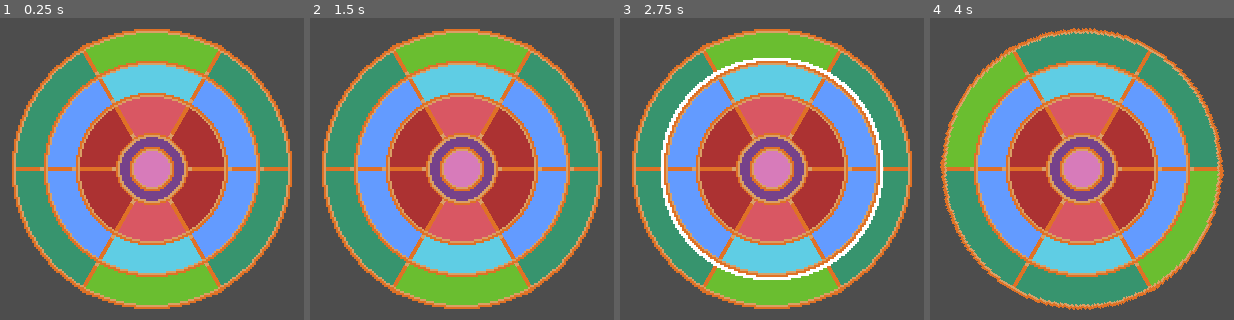
Above: before the commit, frames 1-4 (left to right).
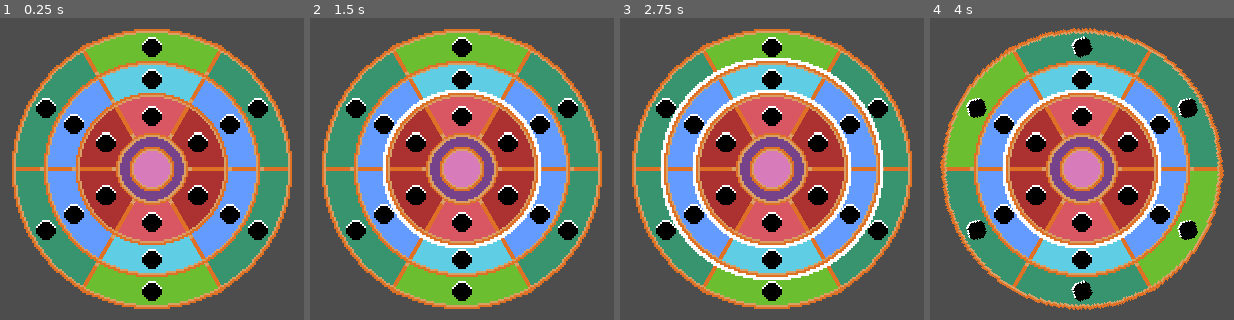
Above: after the commit, the same moments.

Repository: J-dario/JuniperGamJame
Game: Godot game, scene res://Scenes/main.tscn
Same seed, same stepped clock (60 frames per second), same inputs: the game is played once before the commit and once after it. The engine's default icon, where the game draws it, is replaced by a stand-in: a white triangle on a blue panel in a dark square.
Inputs:
- Up to frame 1 (0.25 s): no input
- Up to frame 2 (1.5 s): tap Enter (ui_accept) at 0.5, 0.6, 0.77, 1.07, 1.25 s; hold D (MoveSelectRight) 0.53-1.28 s; hold S (MoveSelectDown) from 1.28 s (still down); tap E (SwitchToAbsolve) at 1.35 s
- Up to frame 3 (2.75 s): tap Enter (ui_accept) at 1.52, 1.55, 1.82, 2, 2.3 s; release S (MoveSelectDown) at 2.03 s; hold D (MoveSelectRight) from 2.03 s (still down); tap Q (SwitchToSpin) at 2.1 s
- Up to frame 4 (4 s): tap Enter (ui_accept) at 2.75, 2.85, 3.02, 3.32, 3.5, 3.77, 3.8 s; release D (MoveSelectRight) at 2.78 s; hold W (MoveSelectUp) 2.78-3.53 s; hold A (MoveSelectLeft) from 3.53 s (still down); tap E (SwitchToAbsolve) at 3.6 s

The runs differ from the first frame. In frame 1, 6.0% of the frame differs, in the area x 11-89%, y 6-94%; in frame 2, 8.0%; in frame 3, 8.0%; in frame 4, 8.0%, in the area x 11-89%, y 5-95%.

Commit message:
wheel but in slices

Diff:
--- a/juniper-jam/Scenes/inner_ring.tscn
+++ /dev/null
@@ -1,62 +0,0 @@
-[gd_scene format=3 uid="uid://bvw53c30gmm22"]
-
-[ext_resource type="Texture2D" uid="uid://by7x6k8cfkfep" path="res://Sprites/InnerSlice.png" id="1_isr4g"]
-[ext_resource type="Texture2D" uid="uid://bekmtdylww0go" path="res://Sprites/InnerRingDivider.png" id="1_wxd0o"]
-[ext_resource type="Shader" uid="uid://sdisuq6auklm" path="res://Shader/HighlightOutline.gdshader" id="1_y4eyf"]
-[ext_resource type="Texture2D" uid="uid://d24flp2cv5nk2" path="res://Sprites/InnerRing.png" id="2_f2dx1"]
-[ext_resource type="Texture2D" uid="uid://dyotak7pe6ate" path="res://Sprites/InnerSlice2.png" id="2_y4eyf"]
-
-[sub_resource type="ShaderMaterial" id="ShaderMaterial_4l766"]
-shader = ExtResource("1_y4eyf")
-shader_parameter/clr = Color(1, 1, 1, 1)
-shader_parameter/type = 2
-shader_parameter/thickness = 0.0
-
-[node name="InnerRing" type="Node2D" unique_id=76950587]
-
-[node name="OutlineRing" type="Sprite2D" parent="." unique_id=515164806]
-material = SubResource("ShaderMaterial_4l766")
-texture = ExtResource("2_f2dx1")
-
-[node name="InnerSlice" type="Sprite2D" parent="." unique_id=766500302]
-position = Vector2(-46, 32)
-texture = ExtResource("1_isr4g")
-
-[node name="InnerSlice2" type="Sprite2D" parent="." unique_id=303646539]
-position = Vector2(46, 32)
-texture = ExtResource("1_isr4g")
-flip_h = true
-
-[node name="InnerSlice3" type="Sprite2D" parent="." unique_id=892166206]
-position = Vector2(-46, -32)
-texture = ExtResource("1_isr4g")
-flip_v = true
-
-[node name="InnerSlice4" type="Sprite2D" parent="." unique_id=411358325]
-position = Vector2(46, -32)
-texture = ExtResource("1_isr4g")
-flip_h = true
-flip_v = true
-
-[node name="InnerSlice5" type="Sprite2D" parent="." unique_id=1495054742]
-position = Vector2(0, 52)
-texture = ExtResource("2_y4eyf")
-
-[node name="InnerSlice6" type="Sprite2D" parent="." unique_id=1583756706]
-position = Vector2(0, -52)
-texture = ExtResource("2_y4eyf")
-flip_v = true
-
-[node name="InnerRingDivider" type="Sprite2D" parent="." unique_id=623013554]
-texture = ExtResource("1_wxd0o")
-
-[node name="InnerRingDivider2" type="Sprite2D" parent="." unique_id=1634955381]
-rotation = 1.0471976
-texture = ExtResource("1_wxd0o")
-
-[node name="InnerRingDivider3" type="Sprite2D" parent="." unique_id=1062013241]
-rotation = -1.0471976
-texture = ExtResource("1_wxd0o")
-
-[node name="InnerRing" type="Sprite2D" parent="." unique_id=1176643601]
-texture = ExtResource("2_f2dx1")
--- a/juniper-jam/Scenes/main.tscn
+++ b/juniper-jam/Scenes/main.tscn
@@ -3,10 +3,28 @@
 [ext_resource type="Script" uid="uid://48tno0u5v488" path="res://Scipts/player_controls.gd" id="1_6bp64"]
 [ext_resource type="Texture2D" uid="uid://lvn7k773basn" path="res://Sprites/Center.png" id="2_jjvhh"]
 [ext_resource type="Texture2D" uid="uid://780r3dkf80uw" path="res://Sprites/DeadCenter.png" id="3_kry3j"]
-[ext_resource type="PackedScene" uid="uid://c8m2oi8tou6t5" path="res://Scenes/outer_ring.tscn" id="4_kry3j"]
-[ext_resource type="Shader" uid="uid://sdisuq6auklm" path="res://Shader/HighlightOutline.gdshader" id="5_6bp64"]
-[ext_resource type="PackedScene" uid="uid://ds5yfyb8j7k16" path="res://Scenes/middle_ring.tscn" id="5_21xkr"]
-[ext_resource type="PackedScene" uid="uid://bvw53c30gmm22" path="res://Scenes/inner_ring.tscn" id="6_21xkr"]
+[ext_resource type="Shader" uid="uid://sdisuq6auklm" path="res://Shaders/HighlightOutline.gdshader" id="5_6bp64"]
+[ext_resource type="PackedScene" uid="uid://bvw53c30gmm22" path="res://Scenes/ring.tscn" id="6_21xkr"]
+[ext_resource type="Texture2D" uid="uid://q3vsn3dypsq8" path="res://Sprites/MiddleRing.png" id="8_344ge"]
+[ext_resource type="Texture2D" uid="uid://cux2twacw4a24" path="res://Sprites/MiddleSlice2.png" id="9_hptm8"]
+[ext_resource type="Texture2D" uid="uid://gsqvjvidh65r" path="res://Sprites/MiddleRingDivider.png" id="9_ynf5e"]
+[ext_resource type="Texture2D" uid="uid://b7ok4514tr2fj" path="res://Sprites/OuterRing.png" id="10_6iyac"]
+[ext_resource type="Texture2D" uid="uid://dfv0v85knx6e1" path="res://Sprites/MiddleSlice.png" id="10_d1ilt"]
+[ext_resource type="Texture2D" uid="uid://byigv3itdmn30" path="res://Sprites/OuterSlice2.png" id="11_6iyac"]
+[ext_resource type="Texture2D" uid="uid://cpavbl4st7jwe" path="res://Sprites/OuterRingDivider.png" id="11_fdnlq"]
+[ext_resource type="Texture2D" uid="uid://ctbe0j1h1nw4n" path="res://Sprites/OuterSlice.png" id="12_fdnlq"]
+
+[sub_resource type="ShaderMaterial" id="ShaderMaterial_fdnlq"]
+shader = ExtResource("5_6bp64")
+shader_parameter/clr = Color(1, 1, 1, 1)
+shader_parameter/type = 2
+shader_parameter/thickness = 0.0
+
+[sub_resource type="ShaderMaterial" id="ShaderMaterial_ynf5e"]
+shader = ExtResource("5_6bp64")
+shader_parameter/clr = Color(1, 1, 1, 1)
+shader_parameter/type = 2
+shader_parameter/thickness = 0.0
 
 [sub_resource type="ShaderMaterial" id="ShaderMaterial_21xkr"]
 shader = ExtResource("5_6bp64")
@@ -21,9 +39,155 @@
 
 [node name="Camera2D" type="Camera2D" parent="." unique_id=1664031138]
 
-[node name="OuterRing" parent="." unique_id=360862532 instance=ExtResource("4_kry3j")]
-
-[node name="MiddleRing" parent="." unique_id=901090933 instance=ExtResource("5_21xkr")]
+[node name="OuterRing" parent="." unique_id=1098982437 instance=ExtResource("6_21xkr")]
+
+[node name="OutlineRing" parent="OuterRing" index="0" unique_id=515164806]
+material = SubResource("ShaderMaterial_fdnlq")
+texture = ExtResource("10_6iyac")
+
+[node name="Slice1" parent="OuterRing/Slices" parent_id_path=PackedInt32Array(1098982437, 754568485) index="0" unique_id=975003754]
+position = Vector2(0, -116)
+
+[node name="Sprite2D" parent="OuterRing/Slices/Slice1" index="0" unique_id=2081241519]
+texture = ExtResource("11_6iyac")
+
+[node name="Spawner" parent="OuterRing/Slices/Slice1" index="1" unique_id=68243431]
+position = Vector2(0, -6)
+
+[node name="Slice2" parent="OuterRing/Slices" parent_id_path=PackedInt32Array(1098982437, 754568485) index="1" unique_id=946893411]
+position = Vector2(95, -60)
+
+[node name="Sprite2D" parent="OuterRing/Slices/Slice2" index="0" unique_id=2081241519]
+texture = ExtResource("12_fdnlq")
+
+[node name="Spawner" parent="OuterRing/Slices/Slice2" index="1" unique_id=68243431]
+position = Vector2(10.6551, -0.99999475)
+
+[node name="Slice3" parent="OuterRing/Slices" parent_id_path=PackedInt32Array(1098982437, 754568485) index="2" unique_id=333323833]
+position = Vector2(95, 60)
+
+[node name="Sprite2D" parent="OuterRing/Slices/Slice3" index="0" unique_id=2081241519]
+texture = ExtResource("12_fdnlq")
+
+[node name="Spawner" parent="OuterRing/Slices/Slice3" index="1" unique_id=68243431]
+position = Vector2(10.655096, 1.000002)
+
+[node name="Slice4" parent="OuterRing/Slices" parent_id_path=PackedInt32Array(1098982437, 754568485) index="3" unique_id=146302543]
+position = Vector2(0, 116)
+
+[node name="Sprite2D" parent="OuterRing/Slices/Slice4" index="0" unique_id=2081241519]
+texture = ExtResource("11_6iyac")
+
+[node name="Spawner" parent="OuterRing/Slices/Slice4" index="1" unique_id=68243431]
+position = Vector2(-1.0665579e-05, 6.0000005)
+
+[node name="Slice5" parent="OuterRing/Slices" parent_id_path=PackedInt32Array(1098982437, 754568485) index="4" unique_id=622125013]
+position = Vector2(-95, 60)
+
+[node name="Sprite2D" parent="OuterRing/Slices/Slice5" index="0" unique_id=2081241519]
+texture = ExtResource("12_fdnlq")
+
+[node name="Spawner" parent="OuterRing/Slices/Slice5" index="1" unique_id=68243431]
+position = Vector2(-10.655109, 0.99999493)
+
+[node name="Slice6" parent="OuterRing/Slices" parent_id_path=PackedInt32Array(1098982437, 754568485) index="5" unique_id=1376971184]
+position = Vector2(-95, -60)
+
+[node name="Sprite2D" parent="OuterRing/Slices/Slice6" index="0" unique_id=2081241519]
+texture = ExtResource("12_fdnlq")
+
+[node name="Spawner" parent="OuterRing/Slices/Slice6" index="1" unique_id=68243431]
+position = Vector2(-10.6551, -0.99999475)
+
+[node name="InnerRingDivider" parent="OuterRing/Pieces" parent_id_path=PackedInt32Array(1098982437, 643362135) index="0" unique_id=623013554]
+texture = ExtResource("11_fdnlq")
+
+[node name="InnerRingDivider2" parent="OuterRing/Pieces" parent_id_path=PackedInt32Array(1098982437, 643362135) index="1" unique_id=1634955381]
+texture = ExtResource("11_fdnlq")
+
+[node name="InnerRingDivider3" parent="OuterRing/Pieces" parent_id_path=PackedInt32Array(1098982437, 643362135) index="2" unique_id=1062013241]
+texture = ExtResource("11_fdnlq")
+
+[node name="InnerRing" parent="OuterRing/Pieces" parent_id_path=PackedInt32Array(1098982437, 643362135) index="3" unique_id=1176643601]
+texture = ExtResource("10_6iyac")
+
+[node name="Icon" parent="OuterRing" index="3" unique_id=1337526502]
+position = Vector2(0, -122.00001)
+
+[node name="MiddleRing" parent="." unique_id=1073295214 instance=ExtResource("6_21xkr")]
+
+[node name="OutlineRing" parent="MiddleRing" index="0" unique_id=515164806]
+material = SubResource("ShaderMaterial_ynf5e")
+texture = ExtResource("8_344ge")
+
+[node name="Slice1" parent="MiddleRing/Slices" parent_id_path=PackedInt32Array(1073295214, 754568485) index="0" unique_id=975003754]
+position = Vector2(0, -85)
+
+[node name="Sprite2D" parent="MiddleRing/Slices/Slice1" index="0" unique_id=2081241519]
+texture = ExtResource("9_hptm8")
+
+[node name="Spawner" parent="MiddleRing/Slices/Slice1" index="1" unique_id=68243431]
+position = Vector2(0, -5)
+
+[node name="Slice2" parent="MiddleRing/Slices" parent_id_path=PackedInt32Array(1073295214, 754568485) index="1" unique_id=946893411]
+position = Vector2(72, -46)
+
+[node name="Sprite2D" parent="MiddleRing/Slices/Slice2" index="0" unique_id=2081241519]
+texture = ExtResource("10_d1ilt")
+
+[node name="Spawner" parent="MiddleRing/Slices/Slice2" index="1" unique_id=68243431]
+position = Vector2(5.9422894, 1.0000043)
+
+[node name="Slice3" parent="MiddleRing/Slices" parent_id_path=PackedInt32Array(1073295214, 754568485) index="2" unique_id=333323833]
+position = Vector2(72, 46)
+
+[node name="Sprite2D" parent="MiddleRing/Slices/Slice3" index="0" unique_id=2081241519]
+texture = ExtResource("10_d1ilt")
+
+[node name="Spawner" parent="MiddleRing/Slices/Slice3" index="1" unique_id=68243431]
+position = Vector2(5.9422855, -0.9999966)
+
+[node name="Slice4" parent="MiddleRing/Slices" parent_id_path=PackedInt32Array(1073295214, 754568485) index="3" unique_id=146302543]
+position = Vector2(0, 85)
+
+[node name="Sprite2D" parent="MiddleRing/Slices/Slice4" index="0" unique_id=2081241519]
+texture = ExtResource("9_hptm8")
+
+[node name="Spawner" parent="MiddleRing/Slices/Slice4" index="1" unique_id=68243431]
+position = Vector2(-7.8082085e-06, 5.0000005)
+
+[node name="Slice5" parent="MiddleRing/Slices" parent_id_path=PackedInt32Array(1073295214, 754568485) index="4" unique_id=622125013]
+position = Vector2(-72, 46)
+
+[node name="Sprite2D" parent="MiddleRing/Slices/Slice5" index="0" unique_id=2081241519]
+texture = ExtResource("10_d1ilt")
+
+[node name="Spawner" parent="MiddleRing/Slices/Slice5" index="1" unique_id=68243431]
+position = Vector2(-5.942286, -0.9999968)
+
+[node name="Slice6" parent="MiddleRing/Slices" parent_id_path=PackedInt32Array(1073295214, 754568485) index="5" unique_id=1376971184]
+position = Vector2(-72, -46)
+
+[node name="Sprite2D" parent="MiddleRing/Slices/Slice6" index="0" unique_id=2081241519]
+texture = ExtResource("10_d1ilt")
+
+[node name="Spawner" parent="MiddleRing/Slices/Slice6" index="1" unique_id=68243431]
+position = Vector2(-5.9422894, 1.0000038)
+
+[node name="InnerRingDivider" parent="MiddleRing/Pieces" parent_id_path=PackedInt32Array(1073295214, 643362135) index="0" unique_id=623013554]
+texture = ExtResource("9_ynf5e")
+
+[node name="InnerRingDivider2" parent="MiddleRing/Pieces" parent_id_path=PackedInt32Array(1073295214, 643362135) index="1" unique_id=1634955381]
+texture = ExtResource("9_ynf5e")
+
+[node name="InnerRingDivider3" parent="MiddleRing/Pieces" parent_id_path=PackedInt32Array(1073295214, 643362135) index="2" unique_id=1062013241]
+texture = ExtResource("9_ynf5e")
+
+[node name="InnerRing" parent="MiddleRing/Pieces" parent_id_path=PackedInt32Array(1073295214, 643362135) index="3" unique_id=1176643601]
+texture = ExtResource("8_344ge")
+
+[node name="Icon" parent="MiddleRing" index="3" unique_id=1337526502]
+position = Vector2(0, -90)
 
 [node name="InnerRing" parent="." unique_id=76950587 instance=ExtResource("6_21xkr")]
 
@@ -33,3 +197,18 @@
 
 [node name="DeadCenter" type="Sprite2D" parent="." unique_id=1155893362]
 texture = ExtResource("3_kry3j")
+
+[editable path="OuterRing"]
+[editable path="OuterRing/Slices/Slice1"]
+[editable path="OuterRing/Slices/Slice2"]
+[editable path="OuterRing/Slices/Slice3"]
+[editable path="OuterRing/Slices/Slice4"]
+[editable path="OuterRing/Slices/Slice5"]
+[editable path="OuterRing/Slices/Slice6"]
+[editable path="MiddleRing"]
+[editable path="MiddleRing/Slices/Slice1"]
+[editable path="MiddleRing/Slices/Slice2"]
+[editable path="MiddleRing/Slices/Slice3"]
+[editable path="MiddleRing/Slices/Slice4"]
+[editable path="MiddleRing/Slices/Slice5"]
+[editable path="MiddleRing/Slices/Slice6"]
--- a/juniper-jam/Scenes/middle_ring.tscn
+++ /dev/null
@@ -1,62 +0,0 @@
-[gd_scene format=3 uid="uid://ds5yfyb8j7k16"]
-
-[ext_resource type="Shader" uid="uid://sdisuq6auklm" path="res://Shader/HighlightOutline.gdshader" id="1_dnvcs"]
-[ext_resource type="Texture2D" uid="uid://gsqvjvidh65r" path="res://Sprites/MiddleRingDivider.png" id="1_spxxd"]
-[ext_resource type="Texture2D" uid="uid://dfv0v85knx6e1" path="res://Sprites/MiddleSlice.png" id="2_5pag3"]
-[ext_resource type="Texture2D" uid="uid://q3vsn3dypsq8" path="res://Sprites/MiddleRing.png" id="2_dikcv"]
-[ext_resource type="Texture2D" uid="uid://cux2twacw4a24" path="res://Sprites/MiddleSlice2.png" id="3_5pag3"]
-
-[sub_resource type="ShaderMaterial" id="ShaderMaterial_21xkr"]
-shader = ExtResource("1_dnvcs")
-shader_parameter/clr = Color(1, 1, 1, 1)
-shader_parameter/type = 2
-shader_parameter/thickness = 0.0
-
-[node name="MiddleRing" type="Node2D" unique_id=901090933]
-
-[node name="OutlineRing" type="Sprite2D" parent="." unique_id=1057851169]
-material = SubResource("ShaderMaterial_21xkr")
-texture = ExtResource("2_dikcv")
-
-[node name="MiddleSlice" type="Sprite2D" parent="." unique_id=1491141781]
-position = Vector2(-72, 46)
-texture = ExtResource("2_5pag3")
-
-[node name="MiddleSlice2" type="Sprite2D" parent="." unique_id=1898862922]
-position = Vector2(72, 46)
-texture = ExtResource("2_5pag3")
-flip_h = true
-
-[node name="MiddleSlice3" type="Sprite2D" parent="." unique_id=1507685360]
-position = Vector2(-72, -46)
-texture = ExtResource("2_5pag3")
-flip_v = true
-
-[node name="MiddleSlice4" type="Sprite2D" parent="." unique_id=1271864249]
-position = Vector2(72, -46)
-texture = ExtResource("2_5pag3")
-flip_h = true
-flip_v = true
-
-[node name="MiddleSlice5" type="Sprite2D" parent="." unique_id=306578550]
-position = Vector2(0, 85)
-texture = ExtResource("3_5pag3")
-
-[node name="MiddleSlice6" type="Sprite2D" parent="." unique_id=2111471767]
-position = Vector2(0, -85)
-texture = ExtResource("3_5pag3")
-flip_v = true
-
-[node name="MiddleRingDivider" type="Sprite2D" parent="." unique_id=880247993]
-texture = ExtResource("1_spxxd")
-
-[node name="MiddleRingDivider2" type="Sprite2D" parent="." unique_id=1499868205]
-rotation = 1.0471976
-texture = ExtResource("1_spxxd")
-
-[node name="MiddleRingDivider3" type="Sprite2D" parent="." unique_id=1375810517]
-rotation = -1.0471976
-texture = ExtResource("1_spxxd")
-
-[node name="MiddleRing" type="Sprite2D" parent="." unique_id=864726291]
-texture = ExtResource("2_dikcv")
--- a/juniper-jam/Scenes/outer_ring.tscn
+++ /dev/null
@@ -1,69 +0,0 @@
-[gd_scene format=3 uid="uid://c8m2oi8tou6t5"]
-
-[ext_resource type="Texture2D" uid="uid://cpavbl4st7jwe" path="res://Sprites/OuterRingDivider.png" id="1_pd2s6"]
-[ext_resource type="Texture2D" uid="uid://ctbe0j1h1nw4n" path="res://Sprites/OuterSlice.png" id="1_ywkmb"]
-[ext_resource type="Texture2D" uid="uid://byigv3itdmn30" path="res://Sprites/OuterSlice2.png" id="2_0pijx"]
-[ext_resource type="Texture2D" uid="uid://b7ok4514tr2fj" path="res://Sprites/OuterRing.png" id="2_cx7ho"]
-[ext_resource type="Shader" uid="uid://sdisuq6auklm" path="res://Shader/HighlightOutline.gdshader" id="2_ywkmb"]
-
-[sub_resource type="ShaderMaterial" id="ShaderMaterial_wxd0o"]
-shader = ExtResource("2_ywkmb")
-shader_parameter/clr = Color(1, 1, 1, 1)
-shader_parameter/type = 2
-shader_parameter/thickness = 0.0
-
-[sub_resource type="ShaderMaterial" id="ShaderMaterial_0pijx"]
-shader = ExtResource("2_ywkmb")
-shader_parameter/clr = Color(1, 1, 1, 1)
-shader_parameter/type = 2
-shader_parameter/thickness = 0.0
-
-[node name="OuterRing" type="Node2D" unique_id=360862532]
-
-[node name="OutlineRing" type="Sprite2D" parent="." unique_id=1404827728]
-material = SubResource("ShaderMaterial_wxd0o")
-texture = ExtResource("2_cx7ho")
-
-[node name="OuterSlice" type="Sprite2D" parent="." unique_id=1610880160]
-position = Vector2(-95, 60)
-texture = ExtResource("1_ywkmb")
-
-[node name="OuterSlice2" type="Sprite2D" parent="." unique_id=1039670868]
-position = Vector2(95, 60)
-texture = ExtResource("1_ywkmb")
-flip_h = true
-
-[node name="OuterSlice3" type="Sprite2D" parent="." unique_id=182363541]
-position = Vector2(-95, -60)
-texture = ExtResource("1_ywkmb")
-flip_v = true
-
-[node name="OuterSlice4" type="Sprite2D" parent="." unique_id=1084084358]
-position = Vector2(95, -60)
-texture = ExtResource("1_ywkmb")
-flip_h = true
-flip_v = true
-
-[node name="OuterSlice5" type="Sprite2D" parent="." unique_id=736304006]
-position = Vector2(0, 115)
-texture = ExtResource("2_0pijx")
-
-[node name="OuterSlice6" type="Sprite2D" parent="." unique_id=1237903297]
-position = Vector2(0, -115)
-texture = ExtResource("2_0pijx")
-flip_v = true
-
-[node name="OuterRingDivider" type="Sprite2D" parent="." unique_id=476890650]
-material = SubResource("ShaderMaterial_0pijx")
-texture = ExtResource("1_pd2s6")
-
-[node name="OuterRingDivider2" type="Sprite2D" parent="." unique_id=1618885319]
-rotation = 1.0471976
-texture = ExtResource("1_pd2s6")
-
-[node name="OuterRingDivider3" type="Sprite2D" parent="." unique_id=798896378]
-rotation = -1.0471976
-texture = ExtResource("1_pd2s6")
-
-[node name="OuterRing" type="Sprite2D" parent="." unique_id=660780308]
-texture = ExtResource("2_cx7ho")
--- /dev/null
+++ b/juniper-jam/Scenes/ring.tscn
@@ -0,0 +1,112 @@
+[gd_scene format=3 uid="uid://bvw53c30gmm22"]
+
+[ext_resource type="Texture2D" uid="uid://by7x6k8cfkfep" path="res://Sprites/InnerSlice.png" id="1_isr4g"]
+[ext_resource type="Texture2D" uid="uid://bekmtdylww0go" path="res://Sprites/InnerRingDivider.png" id="1_wxd0o"]
+[ext_resource type="Shader" uid="uid://sdisuq6auklm" path="res://Shaders/HighlightOutline.gdshader" id="1_y4eyf"]
+[ext_resource type="Script" uid="uid://dql5go73j50ek" path="res://Scipts/ring.gd" id="1_y8o3v"]
+[ext_resource type="Texture2D" uid="uid://d24flp2cv5nk2" path="res://Sprites/InnerRing.png" id="2_f2dx1"]
+[ext_resource type="PackedScene" uid="uid://cmn72ik0aynw" path="res://Scenes/slice.tscn" id="4_mlavw"]
+[ext_resource type="Texture2D" uid="uid://b12m6y85qxt2s" path="res://icon.svg" id="7_w3t33"]
+
+[sub_resource type="ShaderMaterial" id="ShaderMaterial_4l766"]
+shader = ExtResource("1_y4eyf")
+shader_parameter/clr = Color(1, 1, 1, 1)
+shader_parameter/type = 2
+shader_parameter/thickness = 0.0
+
+[node name="Ring" type="Node2D" unique_id=76950587]
+script = ExtResource("1_y8o3v")
+
+[node name="OutlineRing" type="Sprite2D" parent="." unique_id=515164806]
+material = SubResource("ShaderMaterial_4l766")
+texture = ExtResource("2_f2dx1")
+
+[node name="Slices" type="Node2D" parent="." unique_id=754568485]
+
+[node name="Slice1" parent="Slices" unique_id=975003754 instance=ExtResource("4_mlavw")]
+position = Vector2(0, -51)
+soulType = 1
+
+[node name="Slice2" parent="Slices" unique_id=946893411 instance=ExtResource("4_mlavw")]
+position = Vector2(45, -32)
+soulType = 1
+
+[node name="Sprite2D" parent="Slices/Slice2" index="0" unique_id=2081241519]
+texture = ExtResource("1_isr4g")
+flip_h = true
+
+[node name="Spawner" parent="Slices/Slice2" index="1" unique_id=68243431]
+position = Vector2(0.89934564, 5.5000043)
+
+[node name="Slice3" parent="Slices" unique_id=333323833 instance=ExtResource("4_mlavw")]
+position = Vector2(45, 32)
+soulType = 1
+
+[node name="Sprite2D" parent="Slices/Slice3" index="0" unique_id=2081241519]
+texture = ExtResource("1_isr4g")
+flip_h = true
+flip_v = false
+
+[node name="Spawner" parent="Slices/Slice3" index="1" unique_id=68243431]
+position = Vector2(0.8993429, -5.499999)
+
+[node name="Slice4" parent="Slices" unique_id=146302543 instance=ExtResource("4_mlavw")]
+position = Vector2(0, 51)
+soulType = 1
+
+[node name="Sprite2D" parent="Slices/Slice4" index="0" unique_id=2081241519]
+flip_h = true
+flip_v = false
+
+[node name="Spawner" parent="Slices/Slice4" index="1" unique_id=68243431]
+position = Vector2(1.7484555e-07, 2.0000005)
+
+[node name="Slice5" parent="Slices" unique_id=622125013 instance=ExtResource("4_mlavw")]
+position = Vector2(-45, 32)
+soulType = 1
+
+[node name="Sprite2D" parent="Slices/Slice5" index="0" unique_id=2081241519]
+texture = ExtResource("1_isr4g")
+flip_v = false
+
+[node name="Spawner" parent="Slices/Slice5" index="1" unique_id=68243431]
+position = Vector2(-0.8993436, -5.499999)
+
+[node name="Slice6" parent="Slices" unique_id=1376971184 instance=ExtResource("4_mlavw")]
+position = Vector2(-45, -32)
+soulType = 1
+
+[node name="Sprite2D" parent="Slices/Slice6" index="0" unique_id=2081241519]
+texture = ExtResource("1_isr4g")
+
+[node name="Spawner" parent="Slices/Slice6" index="1" unique_id=68243431]
+position = Vector2(-0.89934576, 5.500004)
+
+[node name="Pieces" type="Node2D" parent="." unique_id=643362135]
+
+[node name="InnerRingDivider" type="Sprite2D" parent="Pieces" unique_id=623013554]
+texture = ExtResource("1_wxd0o")
+
+[node name="InnerRingDivider2" type="Sprite2D" parent="Pieces" unique_id=1634955381]
+rotation = 1.0471976
+texture = ExtResource("1_wxd0o")
+
+[node name="InnerRingDivider3" type="Sprite2D" parent="Pieces" unique_id=1062013241]
+rotation = -1.0471976
+texture = ExtResource("1_wxd0o")
+
+[node name="InnerRing" type="Sprite2D" parent="Pieces" unique_id=1176643601]
+texture = ExtResource("2_f2dx1")
+
+[node name="Icon" type="Sprite2D" parent="." unique_id=1337526502]
+visible = false
+position = Vector2(0, -53)
+scale = Vector2(0.13608131, 0.13608131)
+texture = ExtResource("7_w3t33")
+
+[editable path="Slices/Slice1"]
+[editable path="Slices/Slice2"]
+[editable path="Slices/Slice3"]
+[editable path="Slices/Slice4"]
+[editable path="Slices/Slice5"]
+[editable path="Slices/Slice6"]
--- /dev/null
+++ b/juniper-jam/Scenes/slice.tscn
@@ -0,0 +1,14 @@
+[gd_scene format=3 uid="uid://cmn72ik0aynw"]
+
+[ext_resource type="Script" uid="uid://bc7juxy41p5t" path="res://Scipts/slice.gd" id="1_y4txe"]
+[ext_resource type="Texture2D" uid="uid://dyotak7pe6ate" path="res://Sprites/InnerSlice2.png" id="2_xvs4d"]
+
+[node name="Slice" type="Node2D" unique_id=975003754]
+script = ExtResource("1_y4txe")
+
+[node name="Sprite2D" type="Sprite2D" parent="." unique_id=2081241519]
+texture = ExtResource("2_xvs4d")
+flip_v = true
+
+[node name="Spawner" type="Marker2D" parent="." unique_id=68243431]
+position = Vector2(0, -2)
--- a/juniper-jam/Scipts/player_controls.gd
+++ b/juniper-jam/Scipts/player_controls.gd
@@ -19,6 +19,9 @@
 	]
 
 func _process(delta: float) -> void:
+	if Input.is_action_just_pressed("ui_accept"):
+		$"../InnerRing".highlightRing()
+
 	if Input.is_action_just_pressed("SwitchToSpin") and selected_mode != SelectedMode.RING:
 		selected_mode = SelectedMode.RING
 		selected_ring = selected_ring_arr[selected_ring_index]
--- /dev/null
+++ b/juniper-jam/Scipts/ring.gd
@@ -0,0 +1,8 @@
+extends Node2D
+
+# Called when the node enters the scene tree for the first time.
+func _ready() -> void:
+	pass # Replace with function body.
+
+func highlightRing() -> void:
+	$OutlineRing.material.set_shader_parameter("thickness", 3)
--- /dev/null
+++ b/juniper-jam/Scipts/slice.gd
@@ -0,0 +1,17 @@
+extends Node2D
+
+@onready var spawner: Marker2D = $Spawner
+
+enum SoulType {
+	NONE,
+	RED,
+	BLUE
+}
+@export var soulType: SoulType = SoulType.NONE
+
+func _ready() -> void:
+	if soulType == SoulType.RED:
+		var sprite := Sprite2D.new()
+		sprite.texture = load("res://Sprites/Soul.png")
+		sprite.position = spawner.position
+		add_child(sprite)
--- a/juniper-jam/icon.tscn
+++ /dev/null
@@ -1,7 +0,0 @@
-[gd_scene format=3 uid="uid://duuflij4xvyhw"]
-
-[ext_resource type="Texture2D" uid="uid://lvn7k773basn" path="res://Sprites/Center.png" id="1_tr34o"]
-
-[node name="Center" type="Sprite2D" unique_id=271461301]
-position = Vector2(326, 132)
-texture = ExtResource("1_tr34o")
Not shown, added: juniper-jam/Scipts/ring.gd.uid
Not shown, added: juniper-jam/Scipts/slice.gd.uid
Renamed: juniper-jam/Shader/HighlightOutline.gdshader -> juniper-jam/Shaders/HighlightOutline.gdshader
Renamed: juniper-jam/Shader/HighlightOutline.gdshader.uid -> juniper-jam/Shaders/HighlightOutline.gdshader.uid
Binary file added: juniper-jam/Sprites/Soul.png
Not shown, added: juniper-jam/Sprites/Soul.png.import
